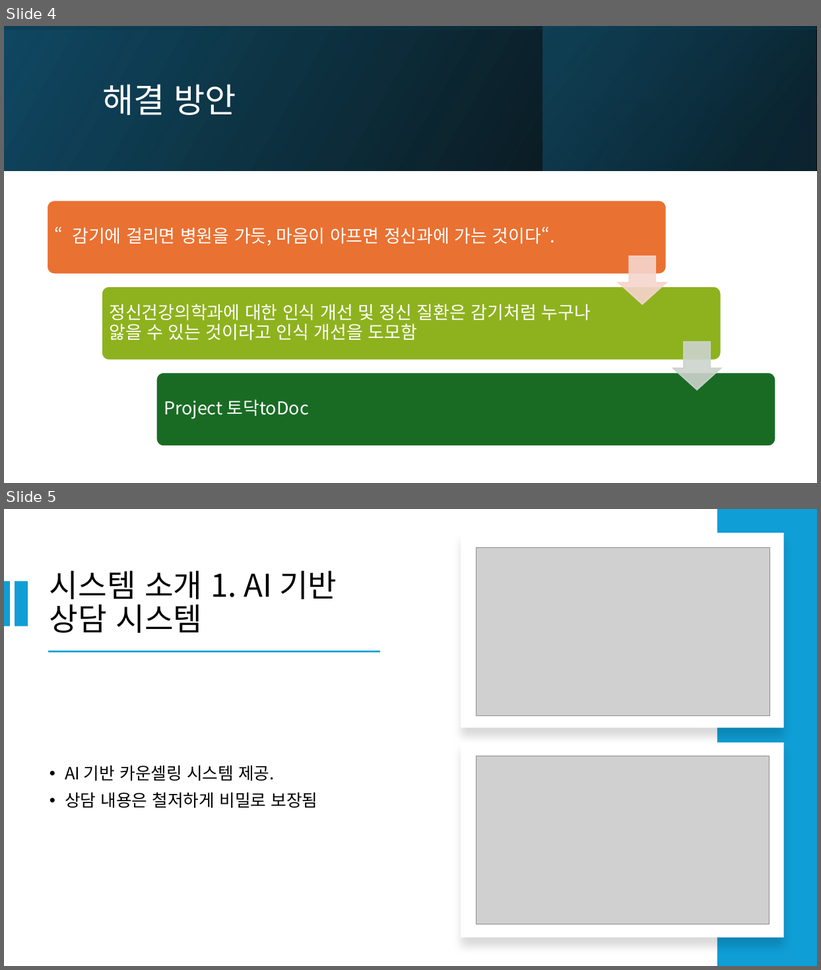
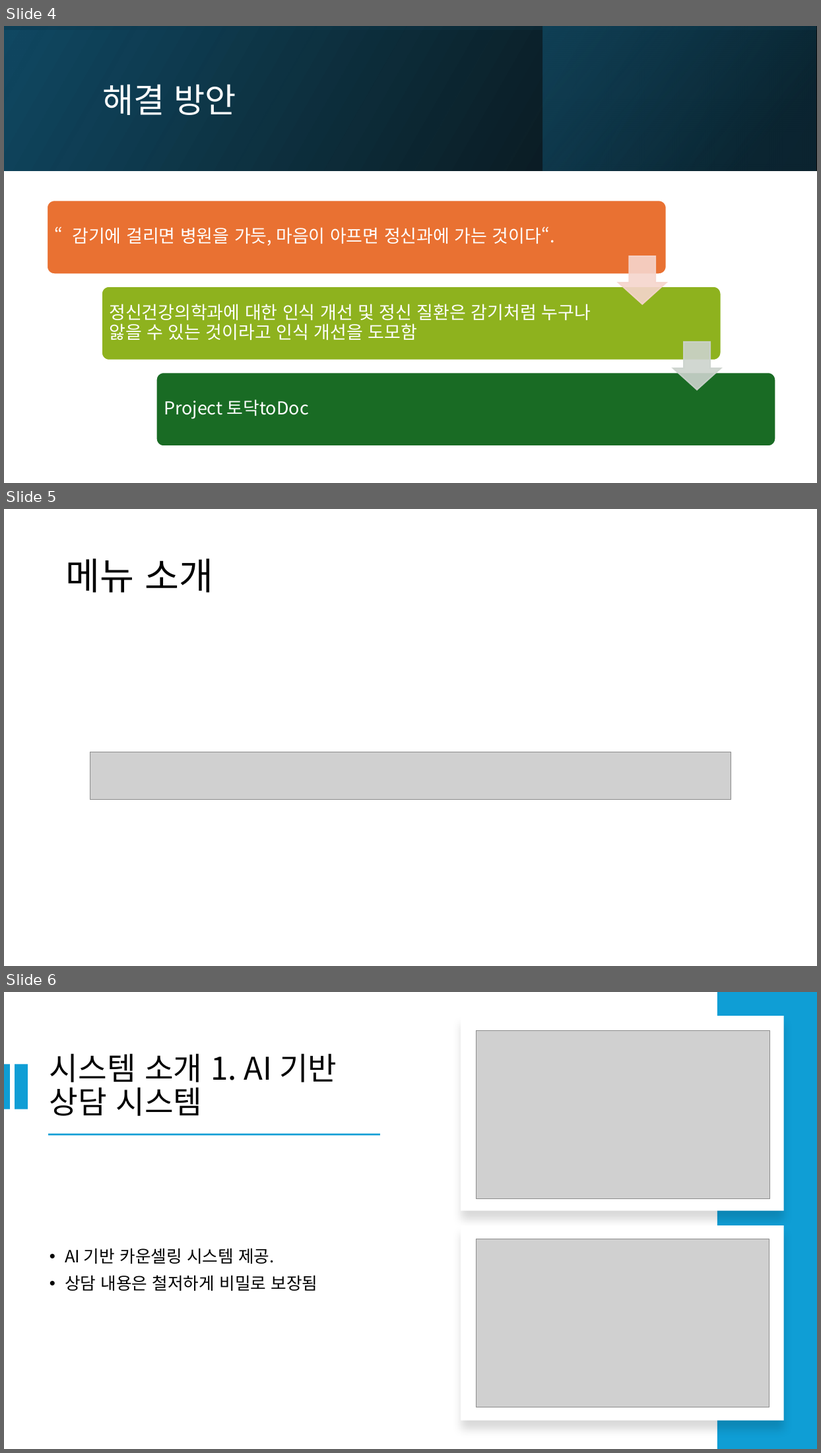
Before and after one commit to jeongwoo-gobroad/Project-toDoctoDoc, a slide deck: Project Mentally.pptx. Shown one above the other, each under a label of ours: slides 4 and 5 before the commit, slides 4, 5 and 6 after it. The pictures are 821x970 and 821x1453 pixels, drawn with LibreOffice and Linux fonts; fonts in the diff are those of the drawing; grey boxes stand for pictures. Boxes give left, top, right and bottom in pixels: in the first picture for what was removed or moved away, otherwise in the second. Text is boxed around its words. In the diff, an @@ line names an element or a change of style, - is before the commit and + after.

```diff
--- a/Project Mentally.pptx
+++ b/Project Mentally.pptx
@@ slide 5 added at <box>4,509,817,966</box>, background #FFFFFF @@
@@ title added at <box>66,559,214,593</box>, 44 pt, text #000000 @@
+메뉴 소개
@@ picture added at <box>90,753,731,800</box> @@
@@ what was slide 5 is now slide 6 @@
```
Also in this commit, not shown: 5 slides changed, 1 other slide added, 3 other files.
